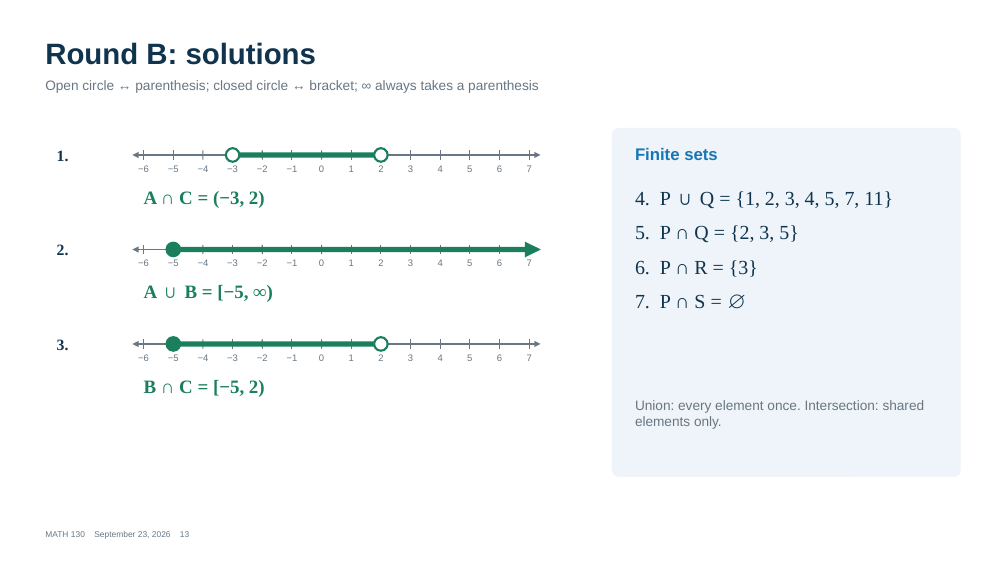
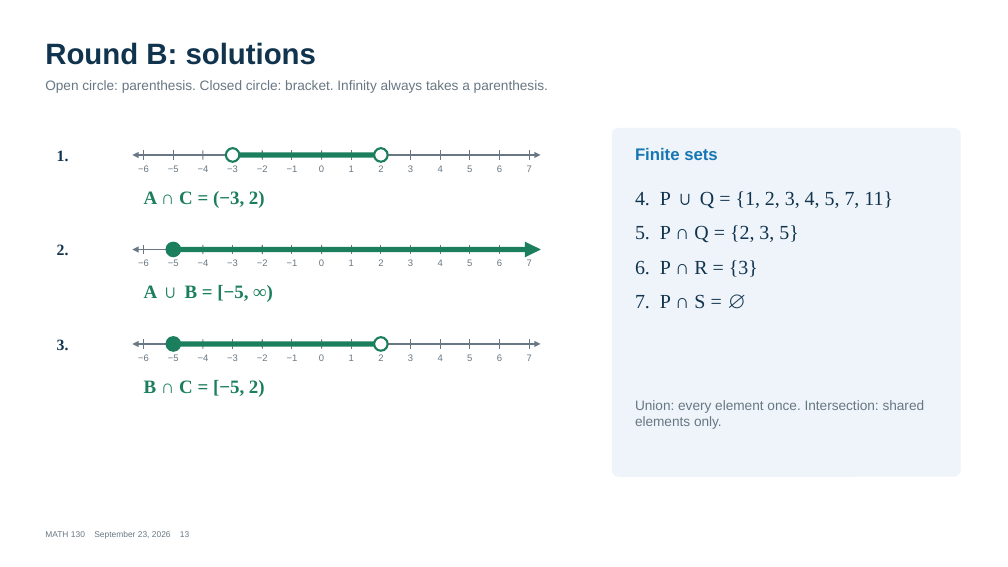
Before and after one commit to andrewhvolk/andrewhvolk.github.io, a slide deck: slide 13 of slides/Math130Test1Review_2026-09-23.pptx. Drawn at 1008x567 pixels with LibreOffice and Linux fonts; fonts in the diff are those of the drawing. Boxes give left, top, right and bottom in pixels: in the first picture for what was removed or moved away, otherwise in the second. Text is boxed around its words. In the diff, an @@ line names an element or a change of style, - is before the commit and + after.

```diff
--- a/slides/Math130Test1Review_2026-09-23.pptx
+++ b/slides/Math130Test1Review_2026-09-23.pptx
@@ text at [45,80,548,93]: text changed @@
-Open circle ↔ parenthesis; closed circle ↔ bracket; ∞ always takes a parenthesis
+Open circle: parenthesis. Closed circle: bracket. Infinity always takes a parenthesis.
```
Also in this commit, not shown: 13 other slides changed, 2 other files.
